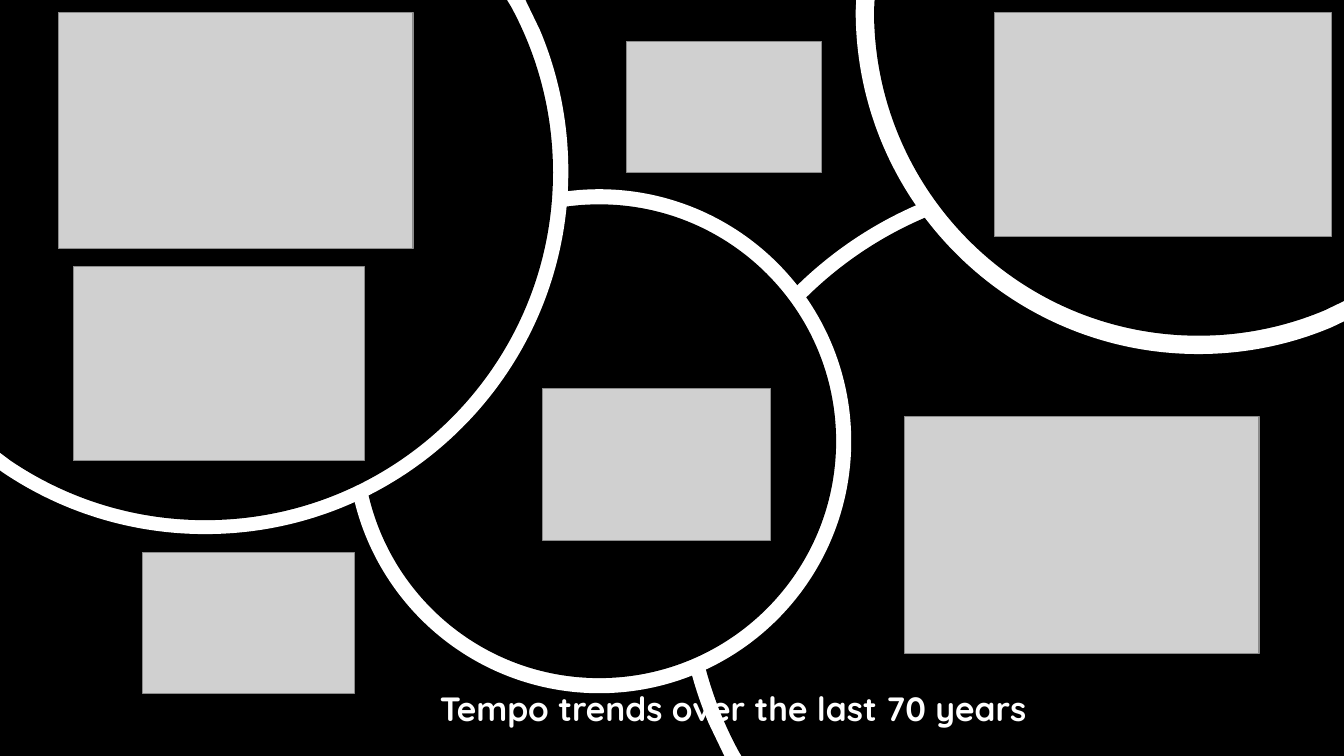
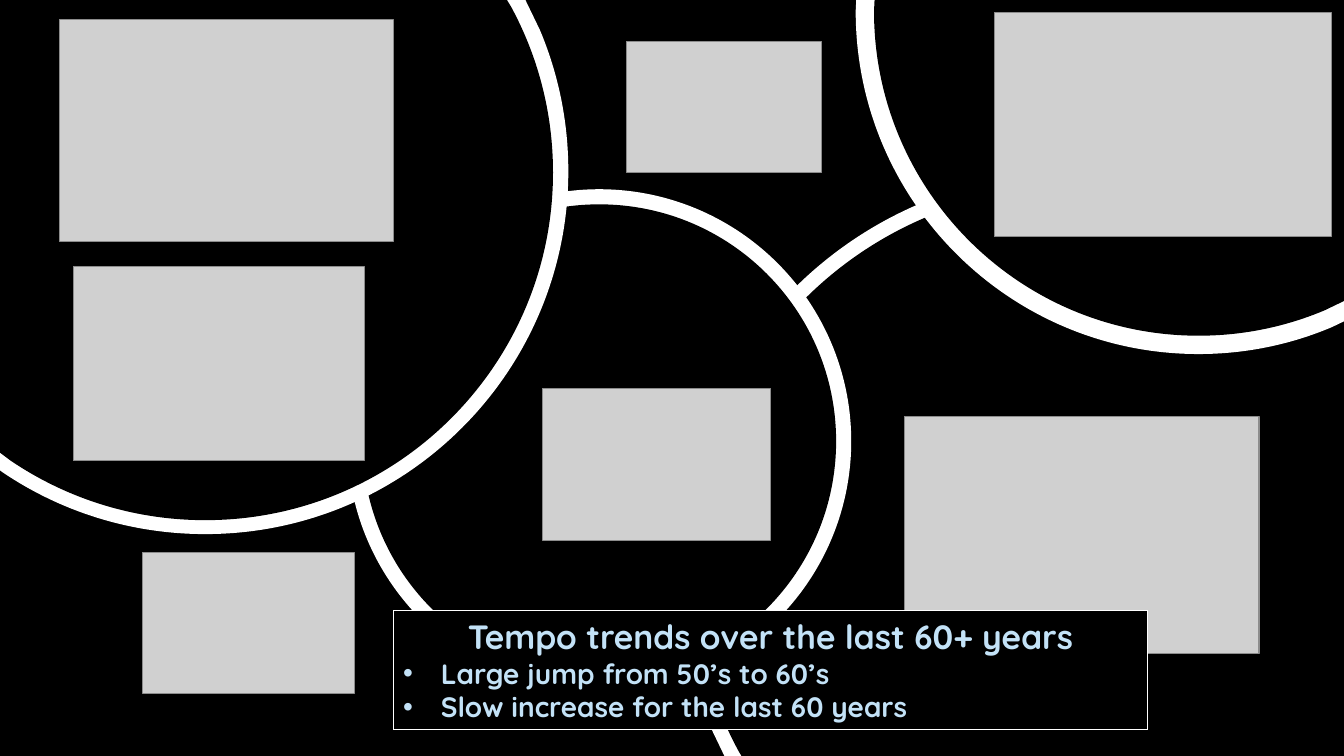
Before and after one commit to rlylecastro/project1, a slide deck: slide 12 of Presentation.pptx (slide 13 before the commit). Drawn at 1344x756 pixels with LibreOffice and Linux fonts; fonts in the diff are those of the drawing; grey boxes stand for pictures. Boxes give left, top, right and bottom in pixels: in the first picture for what was removed or moved away, otherwise in the second. Text is boxed around its words. In the diff, an @@ line names an element or a change of style, - is before the commit and + after.

```diff
--- a/Presentation.pptx
+++ b/Presentation.pptx
@@ picture resized from (x1=58, y1=12, x2=413, y2=249) to (x1=59, y1=19, x2=393, y2=242) @@
@@ rectangle "Tempo trends over the last ..." resized from (x1=440, y1=687, x2=1026, y2=731) to (x1=393, y1=611, x2=1147, y2=730) @@
@@ rectangle "Tempo trends over the last ..." at (x1=393, y1=611, x2=1147, y2=730): fill none to #000000; outline none to #FFFFFF 0.75 pt @@
@@ text in rectangle at (x1=441, y1=624, x2=1073, y2=723): text changed; size 24 to 20 pt; text colour #FFFFFF to #C3E2F7 @@
-Tempo trends over the last 70 years
+Tempo trends over the last 60+ years
+• Large jump from 50’s to 60’s
+• Slow increase for the last 60 years
```
Also in this commit, not shown: 6 other slides changed, 10 slides added, 5 slides removed, 1 other file.
